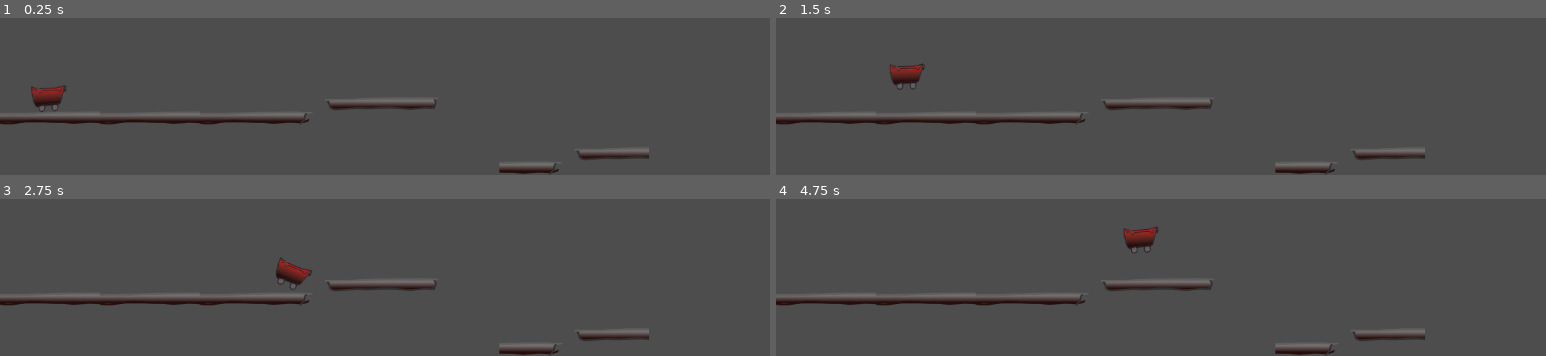
Above: before the commit, frames 1-4 (two rows, left to right).
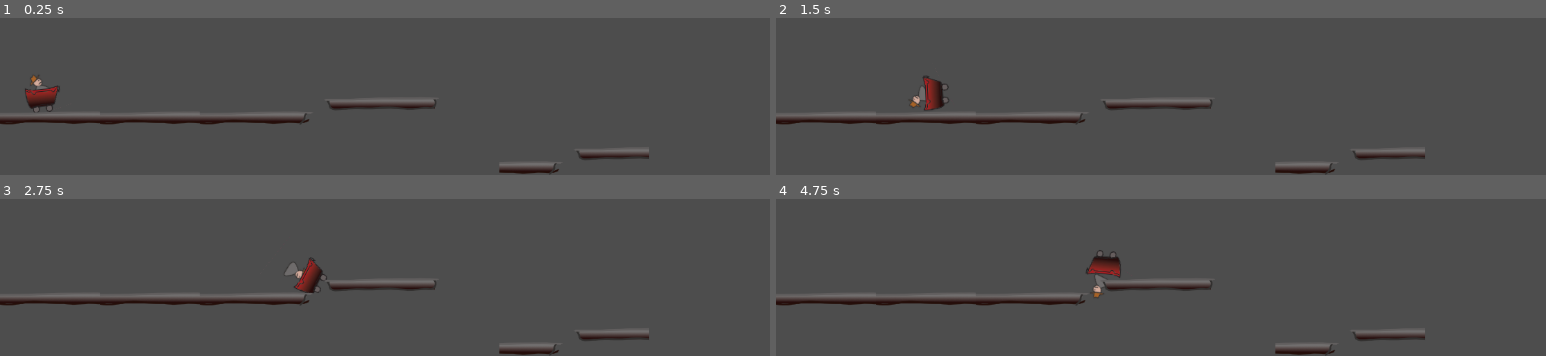
Above: after the commit, the same moments.

Repository: LazyBrush/jam149-ancient
Game: Godot game, scene res://scenes/main/main.tscn
Same seed, same stepped clock (60 frames per second), same inputs: the game is played once before the commit and once after it.
Inputs:
- Up to frame 1 (0.25 s): no input
- Up to frame 2 (1.5 s): tap Enter (ui_accept) at 0.5, 0.77 s
- Up to frame 3 (2.75 s): tap Enter (ui_accept) at 1.52 s
- Up to frame 4 (4.75 s): tap Enter (ui_accept) at 3.02, 3.77, 4.52 s

The runs differ from the first frame. In frame 1, 0.4% of the frame differs, in the area x 3-9%, y 36-60%; in frame 2, 1.0%; in frame 3, 0.9%; in frame 4, 1.0%, in the area x 40-50%, y 17-64%.

Commit message:
with indi

Diff:
--- a/scenes/cart/cart.tscn
+++ b/scenes/cart/cart.tscn
@@ -1,10 +1,7 @@
-[gd_scene load_steps=4 format=3 uid="uid://b1dmodb4e3rfh"]
+[gd_scene load_steps=3 format=3 uid="uid://b1dmodb4e3rfh"]
 
 [ext_resource type="Texture2D" uid="uid://bk2v0elgx8h5a" path="res://artwork/cart/cart.png" id="1_awplp"]
 [ext_resource type="Script" path="res://scenes/cart/cart.gd" id="1_x0e3o"]
-
-[sub_resource type="RectangleShape2D" id="RectangleShape2D_y0j5e"]
-size = Vector2(41, 33)
 
 [node name="Cart" type="RigidBody2D"]
 script = ExtResource("1_x0e3o")
@@ -14,6 +11,6 @@
 hframes = 10
 vframes = 10
 
-[node name="CollisionShape2D" type="CollisionShape2D" parent="."]
-position = Vector2(-0.5, 13.5)
-shape = SubResource("RectangleShape2D_y0j5e")
+[node name="CollisionPolygon2D" type="CollisionPolygon2D" parent="."]
+position = Vector2(0, 12)
+polygon = PackedVector2Array(-23, -17, -23, -3, -20, 9, -15, 11, -26, 18, 26, 18, 13, 10, 18, 6, 24, -15, 21, -19, 14, -15, 12, -5, -14, -5, -17, -15)
--- /dev/null
+++ b/scenes/indi/indi.tscn
@@ -0,0 +1,18 @@
+[gd_scene load_steps=3 format=3 uid="uid://bib3q6mbxpkh0"]
+
+[ext_resource type="Texture2D" uid="uid://bk2v0elgx8h5a" path="res://artwork/cart/cart.png" id="1_ey4oq"]
+
+[sub_resource type="CircleShape2D" id="CircleShape2D_p4auq"]
+radius = 12.0
+
+[node name="indi" type="RigidBody2D"]
+
+[node name="Sprite2D" type="Sprite2D" parent="."]
+texture = ExtResource("1_ey4oq")
+hframes = 10
+vframes = 10
+frame = 1
+
+[node name="CollisionShape2D" type="CollisionShape2D" parent="."]
+position = Vector2(-2, -11)
+shape = SubResource("CircleShape2D_p4auq")
--- a/scenes/levels/new_tile_set.tres
+++ b/scenes/levels/new_tile_set.tres
@@ -64,7 +64,6 @@
 4:2/0 = 0
 4:2/0/physics_layer_0/linear_velocity = Vector2(0, 0)
 4:2/0/physics_layer_0/angular_velocity = 0.0
-4:2/0/physics_layer_0/polygon_0/points = PackedVector2Array(-36, -5.5, 20, -5, 14.5, 10.5, -11.5, 14, -36, 11.5)
 5:2/0 = 0
 5:2/0/physics_layer_0/linear_velocity = Vector2(0, 0)
 5:2/0/physics_layer_0/angular_velocity = 0.0
--- a/scenes/main/main.tscn
+++ b/scenes/main/main.tscn
@@ -1,18 +1,11 @@
-[gd_scene load_steps=4 format=3 uid="uid://oiw8oxccv61w"]
+[gd_scene load_steps=3 format=3 uid="uid://oiw8oxccv61w"]
 
-[ext_resource type="PackedScene" uid="uid://b1dmodb4e3rfh" path="res://scenes/cart/cart.tscn" id="1_82tav"]
+[ext_resource type="PackedScene" uid="uid://v4hxynngrl5s" path="res://scenes/player/player.tscn" id="1_ppr7o"]
 [ext_resource type="PackedScene" uid="uid://lwi7wo53in28" path="res://scenes/levels/mine/mine.tscn" id="2_4sm7u"]
-
-[sub_resource type="PhysicsMaterial" id="PhysicsMaterial_hdg5l"]
-friction = 0.04
-bounce = 0.18
-absorbent = true
 
 [node name="main" type="Node2D"]
 
-[node name="Cart" parent="." instance=ExtResource("1_82tav")]
-position = Vector2(67, 519)
-physics_material_override = SubResource("PhysicsMaterial_hdg5l")
-constant_force = Vector2(150, 0)
+[node name="player" parent="." instance=ExtResource("1_ppr7o")]
+position = Vector2(56, 510)
 
 [node name="mine" parent="." instance=ExtResource("2_4sm7u")]
--- /dev/null
+++ b/scenes/player/player.tscn
@@ -0,0 +1,39 @@
+[gd_scene load_steps=5 format=3 uid="uid://v4hxynngrl5s"]
+
+[ext_resource type="PackedScene" uid="uid://b1dmodb4e3rfh" path="res://scenes/cart/cart.tscn" id="1_bawci"]
+[ext_resource type="PackedScene" uid="uid://bib3q6mbxpkh0" path="res://scenes/indi/indi.tscn" id="2_vv2t5"]
+
+[sub_resource type="PhysicsMaterial" id="PhysicsMaterial_yer8v"]
+bounce = 0.1
+absorbent = true
+
+[sub_resource type="PhysicsMaterial" id="PhysicsMaterial_4fgx5"]
+friction = 0.0
+bounce = 0.09
+
+[node name="player" type="Node2D"]
+
+[node name="indi" parent="." instance=ExtResource("2_vv2t5")]
+position = Vector2(-1, -8)
+mass = 0.1
+physics_material_override = SubResource("PhysicsMaterial_yer8v")
+
+[node name="Cart" parent="." instance=ExtResource("1_bawci")]
+physics_material_override = SubResource("PhysicsMaterial_4fgx5")
+constant_force = Vector2(200, 0)
+
+[node name="DampedSpringJoint2D" type="DampedSpringJoint2D" parent="."]
+position = Vector2(-15, 15)
+rotation = -2.58658
+node_a = NodePath("../Cart")
+node_b = NodePath("../indi")
+disable_collision = false
+length = 27.0
+
+[node name="DampedSpringJoint2D2" type="DampedSpringJoint2D" parent="."]
+position = Vector2(13, 15)
+rotation = -3.68264
+node_a = NodePath("../Cart")
+node_b = NodePath("../indi")
+disable_collision = false
+length = 25.0
Binary file changed: artwork/cart/cart.png
Not shown, changed: artwork/cart/cart.afdesign
Not shown, changed: artwork/cart/cart.afdesign~lock~
